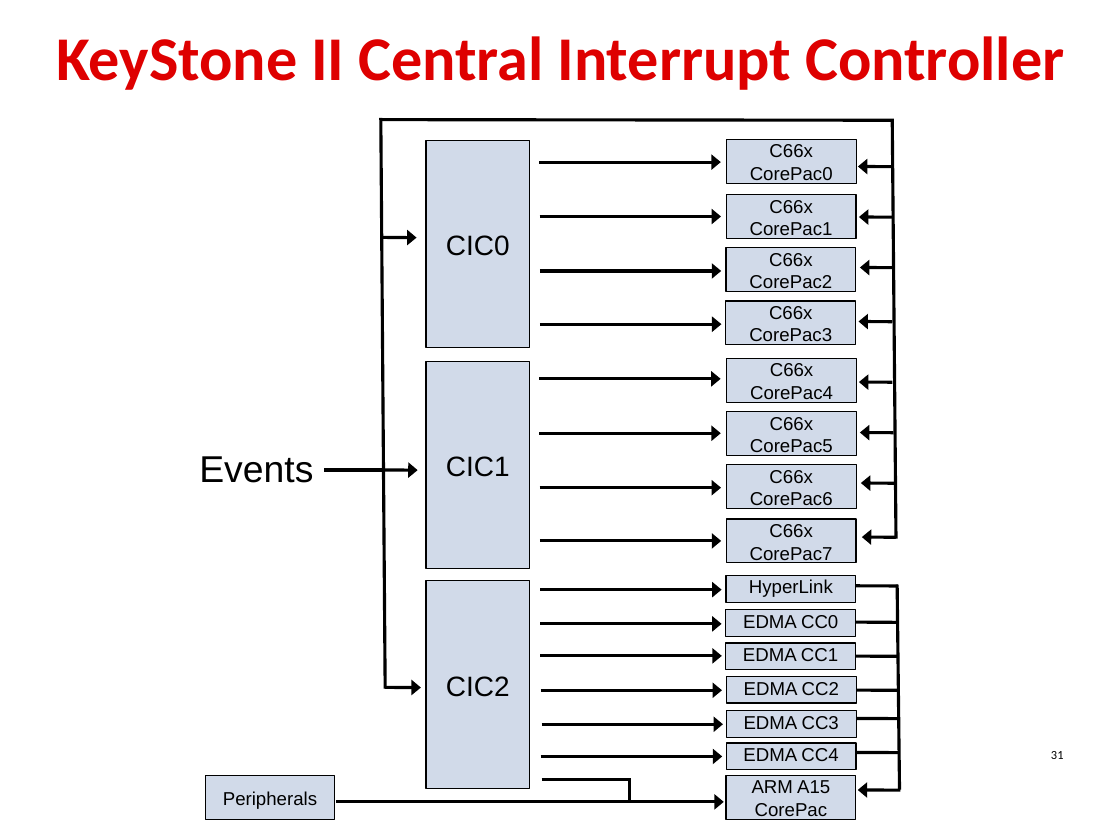
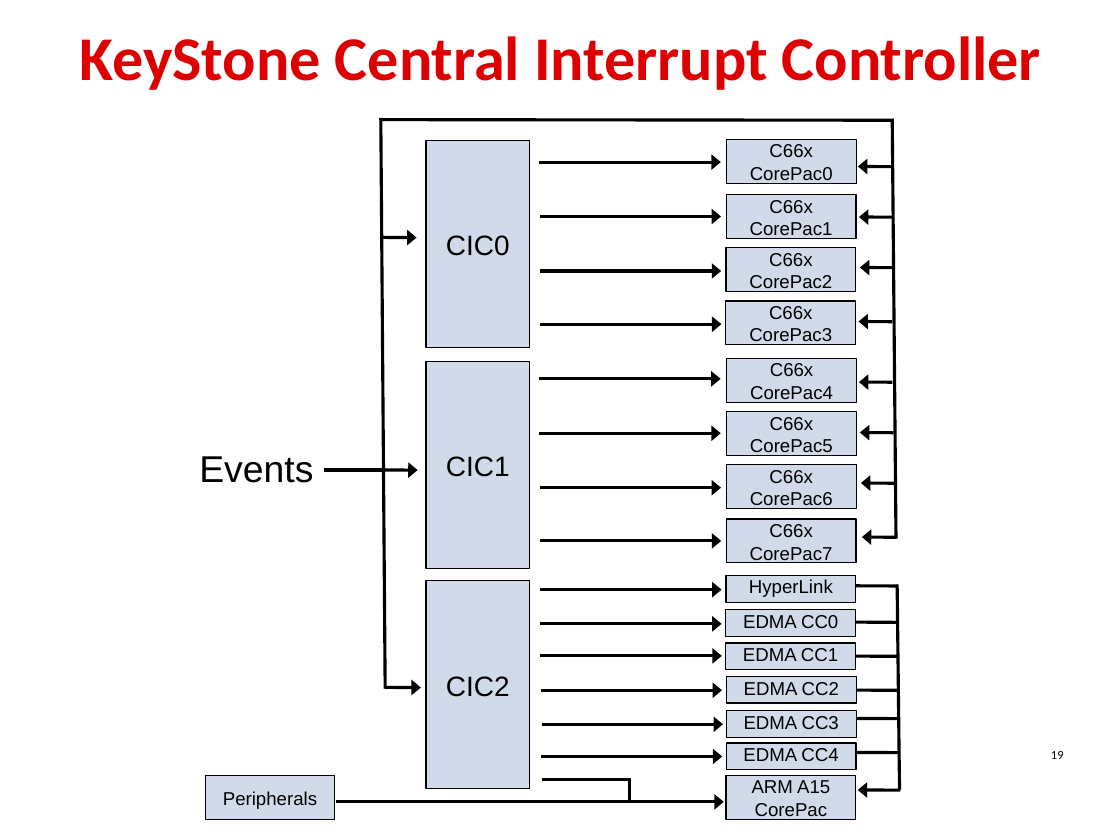
Before and after one commit to hari1989/keystone-workshop, a slide deck: slide 19 of slides/KeyStone SoC Architecture.pptx (slide 31 before the commit). Drawn at 1120x840 pixels with LibreOffice and Linux fonts; fonts in the diff are those of the drawing; background and template pictures are left out. Boxes give left, top, right and bottom in pixels: in the first picture for what was removed or moved away, otherwise in the second. Text is boxed around its words. In the diff, an @@ line names an element or a change of style, - is before the commit and + after.

```diff
--- a/slides/KeyStone SoC Architecture.pptx
+++ b/slides/KeyStone SoC Architecture.pptx
@@ title at box(80, 36, 1041, 90): text changed @@
-KeyStone II Central Interrupt Controller
+KeyStone Central Interrupt Controller
@@ page number at box(1051, 751, 1064, 759): text changed @@
-31
+19
```
Also in this commit, not shown: 13 other slides changed, 1 slide added, 2 other files.
